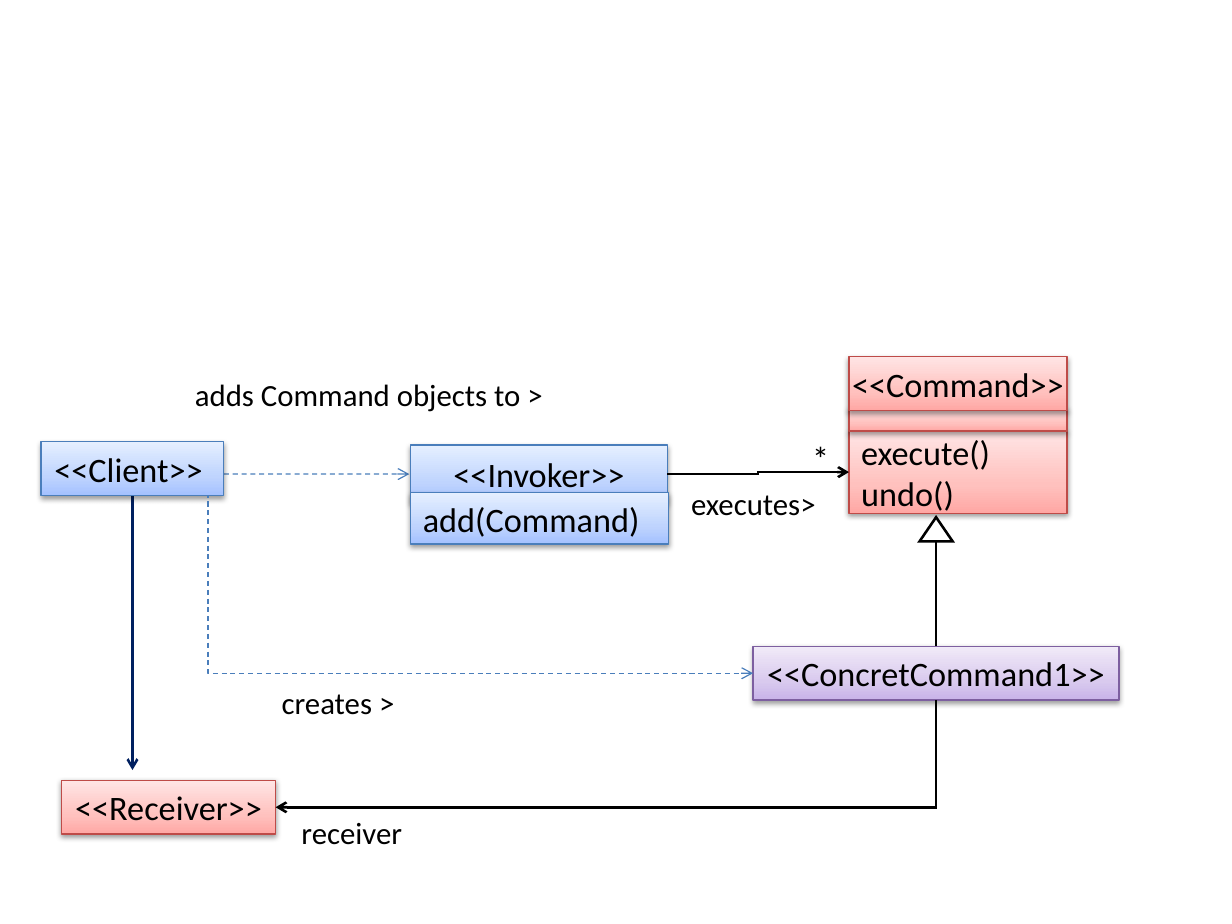
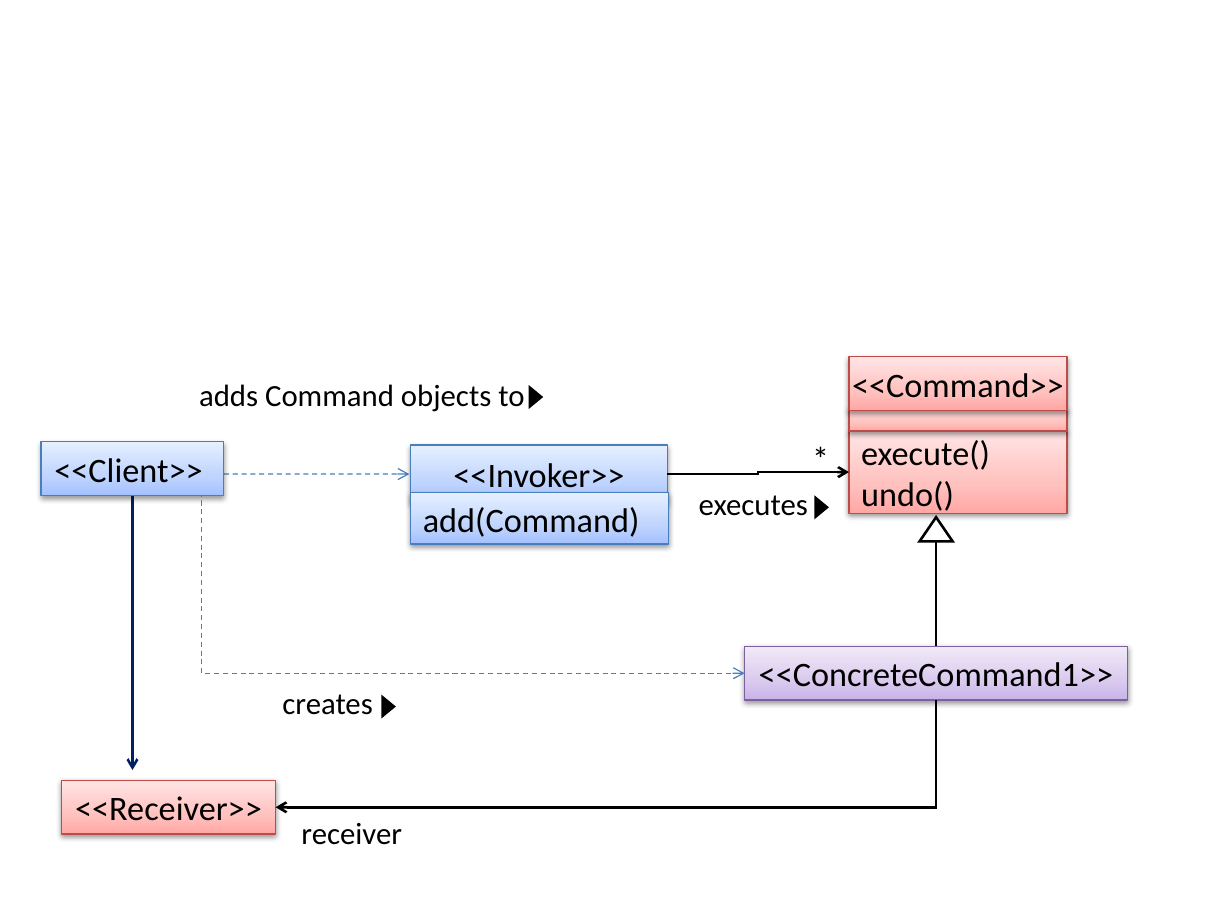
Before and after one commit to se-edu/se-book, a slide deck: slide 1 of diagrams/designPatterns/command/whatItIs/clientInvoker.pptx. Drawn at 1232x924 pixels with LibreOffice and Linux fonts; fonts in the diff are those of the drawing. Boxes give left, top, right and bottom in pixels: in the first picture for what was removed or moved away, otherwise in the second. Text is boxed around its words. In the diff, an @@ line names an element or a change of style, - is before the commit and + after.

Commit message:
commandPattern: Fix typos in diagrams

```diff
--- a/diagrams/designPatterns/command/whatItIs/clientInvoker.pptx
+++ b/diagrams/designPatterns/command/whatItIs/clientInvoker.pptx
@@ text at [199,384,524,412]: text changed @@
-adds Command objects to >
+adds Command objects to
@@ triangle added at [529,384,543,409], fill #000000 @@
@@ elbow arrow moved from (206, 495) - (753, 673) to (206, 495) - (744, 673) @@
@@ text at [699,495,808,516]: text changed @@
-executes>
+executes
@@ triangle added at [814,495,829,520], fill #000000 @@
@@ rectangle "<<ConcreteCommand1>>": place and size @@
-rectangle "<<ConcreteCommand1>>" at [753,647,1119,701]
+rectangle "<<ConcreteCommand1>>" at [744,647,1127,701]
@@ text in rectangle at [759,662,1113,687]: text changed @@
-<<ConcretCommand1>>
+<<ConcreteCommand1>>
@@ triangle added at [382,695,397,719], fill #000000 @@
```
Also in this commit, not shown: 1 other file.
